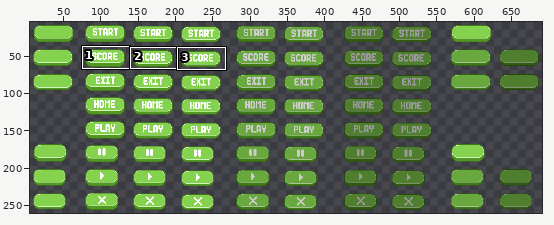
Pixel-art file -- assets/button ver 2.aseprite. Above, an overview of the earlier version with the close-up marked.
Close-up. Old version:
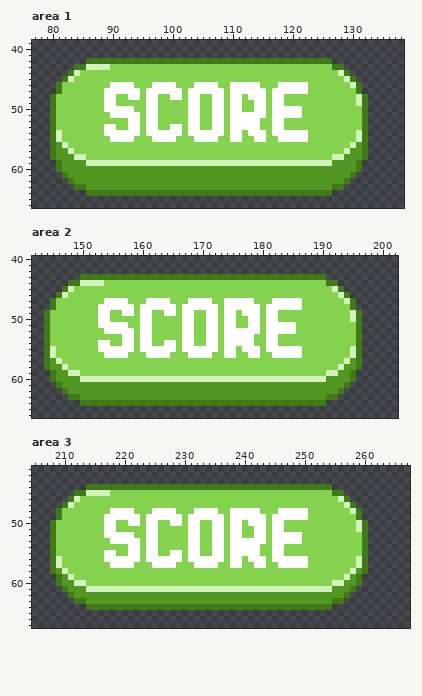
785x271 pixels, 1 frame. Colours within 5 levels of each other are drawn and written as one. Shown: area 1: x 77..138, y 39..66; area 2: x 142..202, y 40..66; area 3: x 205..267, y 41..67. The wide view leaves out empty margins. The commit also changed other parts of the picture, which this record leaves out.
The result:
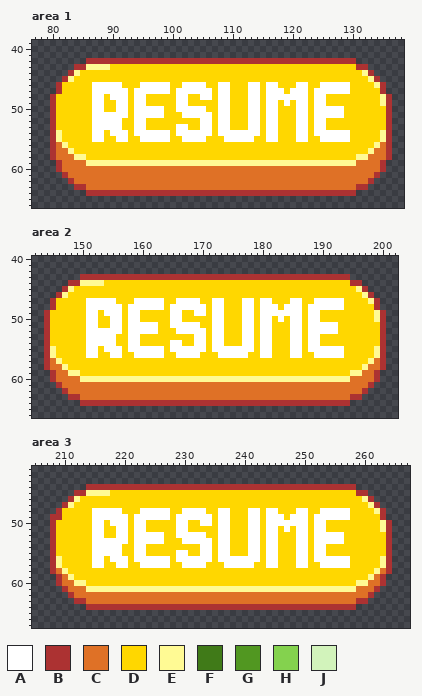
Palette (. is transparent): A #ffffff  B #ac3232  C #df7126  D #ffd700  E #fffa94  F #407a18  G #519721  H #84d24e  J #d2f3bb
The edit:
Changed rows in their new state; - is an unchanged pixel.
Area 1:
first column x 80:
42 ------BBBBBBBBBBBBBBBBBBBBBBBBBBBBBBBBBBBBBBBBBBBBB------
43 ----BBEEEEDDDDDDDDDDDDDDDDDDDDDDDDDDDDDDDDDDDDDDDDDBB----
44 ---BEDDDDDDDDDDDDDDDDDDDDDDDDDDDDDDDDDDDDDDDDDDDDDDDEB---
45 --BEDDDDDDDDDDDDDDDDDDDDDDDDDDDDDDDDDDDDDDDDDDDDDDDDDEB--
46 -BDDDDDAAA--DDDAA---DDAA--DDAADDD--DAADDD--DDAAAAADDDDEB-
47 -BDDDDDAA----D-A----D-A----D-ADDD--DA--D---DAAAAAADDDDDB-
48 BDDDDDDAAD-AAD-ADDDDD-ADDAAD-ADDD--DA--AAAADAADDDDDDDDDEB
49 BDDDDDDAADDAADAADDDDDAADDDDD-ADDDA-DA-DADAADAADDDDDDDDDEB
50 BDDDDDDAADD--DAA--ADDAA--ADD-ADDDA-DA-DDD-ADAAAAADDDDDDDB
51 BDDDDDDAAA---D-A--ADDDA--AAD-ADDD--DA-DDD-ADAAAAADDDDDDDB
52 BDDDDDDAAAAADD-ADDDDDDDDDAAD-ADDD--DA-DDDAADAADDDDDDDDDDB
53 BDDDDDDAA--ADD-ADDDDD-ADDAAD-ADDD--DA-DDDAADAADDDDDDDDDDB
54 BEDDDDDAAD---D-A----D-A----D-A--A--DA-DDD--DAAAAAADDDDDEB
55 BEDDDDDAADD--DDAA---DDAA--DDDA--AADDAADDD--DDAAAAADDDDDEB
56 BCEDDDDDDDDDDDDDDDDDDDDDDDDDDDDDDDDDDDDDDDDDDDDDDDDDDDECB
57 BCCEDDDDDDDDDDDDDDDDDDDDDDDDDDDDDDDDDDDDDDDDDDDDDDDDDECCB
58 BCCCEEDDDDDDDDDDDDDDDDDDDDDDDDDDDDDDDDDDDDDDDDDDDDDEECCCB
59 -BCCCCEEEEEEEEEEEEEEEEEEEEEEEEEEEEEEEEEEEEEEEEEEEEECCCCB-
60 -BCCCCCCCCCCCCCCCCCCCCCCCCCCCCCCCCCCCCCCCCCCCCCCCCCCCCCB-
61 --BCCCCCCCCCCCCCCCCCCCCCCCCCCCCCCCCCCCCCCCCCCCCCCCCCCCB--
62 ---BCCCCCCCCCCCCCCCCCCCCCCCCCCCCCCCCCCCCCCCCCCCCCCCCCB---
63 ----BBCCCCCCCCCCCCCCCCCCCCCCCCCCCCCCCCCCCCCCCCCCCCCBB----
64 ------BBBBBBBBBBBBBBBBBBBBBBBBBBBBBBBBBBBBBBBBBBBBB------
Area 2:
first column x 144:
43 ------BBBBBBBBBBBBBBBBBBBBBBBBBBBBBBBBBBBBBBBBBBBBB------
44 ----BBEEEEDDDDDDDDDDDDDDDDDDDDDDDDDDDDDDDDDDDDDDDDDBB----
45 ---BEDDDDDDDDDDDDDDDDDDDDDDDDDDDDDDDDDDDDDDDDDDDDDDDEB---
46 --BEDDDDDDDDDDDDDDDDDDDDDDDDDDDDDDDDDDDDDDDDDDDDDDDDDEB--
47 -BDDDDDAAA--DDDAA---DDAA--DDAADDD--DAADDD--DDAAAAADDDDEB-
48 -BDDDDDAA----D-A----D-A----D-ADDD--DA--D---DAAAAAADDDDDB-
49 BDDDDDDAAD-AAD-ADDDDD-ADDAAD-ADDD--DA--AAAADAADDDDDDDDDEB
50 BDDDDDDAADDAADAADDDDDAADDDDD-ADDDA-DA-DADAADAADDDDDDDDDEB
51 BDDDDDDAADD--DAA--ADDAA--ADD-ADDDA-DA-DDD-ADAAAAADDDDDDDB
52 BDDDDDDAAA---D-A--ADDDA--AAD-ADDD--DA-DDD-ADAAAAADDDDDDDB
53 BDDDDDDAAAAADD-ADDDDDDDDDAAD-ADDD--DA-DDDAADAADDDDDDDDDDB
54 BDDDDDDAA--ADD-ADDDDD-ADDAAD-ADDD--DA-DDDAADAADDDDDDDDDDB
55 BEDDDDDAAD---D-A----D-A----D-A--A--DA-DDD--DAAAAAADDDDDEB
56 BEDDDDDAADD--DDAA---DDAA--DDDA--AADDAADDD--DDAAAAADDDDDEB
57 BCEDDDDDDDDDDDDDDDDDDDDDDDDDDDDDDDDDDDDDDDDDDDDDDDDDDDECB
58 BCCEDDDDDDDDDDDDDDDDDDDDDDDDDDDDDDDDDDDDDDDDDDDDDDDDDECCB
59 -BCCEEDDDDDDDDDDDDDDDDDDDDDDDDDDDDDDDDDDDDDDDDDDDDDEECCB-
60 -BCCCCEEEEEEEEEEEEEEEEEEEEEEEEEEEEEEEEEEEEEEEEEEEEECCCCB-
61 --BCCCCCCCCCCCCCCCCCCCCCCCCCCCCCCCCCCCCCCCCCCCCCCCCCCCB--
62 ---BCCCCCCCCCCCCCCCCCCCCCCCCCCCCCCCCCCCCCCCCCCCCCCCCCB---
63 ----BBCCCCCCCCCCCCCCCCCCCCCCCCCCCCCCCCCCCCCCCCCCCCCBB----
64 ------BBBBBBBBBBBBBBBBBBBBBBBBBBBBBBBBBBBBBBBBBBBBB------
Area 3:
first column x 208:
44 ------BBBBBBBBBBBBBBBBBBBBBBBBBBBBBBBBBBBBBBBBBBBBB------
45 ----BBEEEEDDDDDDDDDDDDDDDDDDDDDDDDDDDDDDDDDDDDDDDDDBB----
46 ---BEDDDDDDDDDDDDDDDDDDDDDDDDDDDDDDDDDDDDDDDDDDDDDDDEB---
47 --BEDDDDDDDDDDDDDDDDDDDDDDDDDDDDDDDDDDDDDDDDDDDDDDDDDEB--
48 -BDDDDDAAA--DDDAA---DDAA--DDAADDD--DAADDD--DDAAAAADDDDEB-
49 BBDDDDDAA----D-A----D-A----D-ADDD--DA--D---DAAAAAADDDDDB-
50 BDDDDDDAAD-AAD-ADDDDD-ADDAAD-ADDD--DA--AAAADAADDDDDDDDDEB
51 BDDDDDDAADDAADAADDDDDAADDDDD-ADDDA-DA-DADAADAADDDDDDDDDEB
52 BDDDDDDAADD--DAA--ADDAA--ADD-ADDDA-DA-DDD-ADAAAAADDDDDDDB
53 BDDDDDDAAA---D-A--ADDDA--AAD-ADDD--DA-DDD-ADAAAAADDDDDDDB
54 BDDDDDDAAAAADD-ADDDDDDDDDAAD-ADDD--DA-DDDAADAADDDDDDDDDDB
55 BDDDDDDAA--ADD-ADDDDD-ADDAAD-ADDD--DA-DDDAADAADDDDDDDDDDB
56 BEDDDDDAAD---D-A----D-A----D-A--A--DA-DDD--DAAAAAADDDDDEB
57 BEDDDDDAADD--DDAA---DDAA--DDDA--AADDAADDD--DDAAAAADDDDDEB
58 BCEDDDDDDDDDDDDDDDDDDDDDDDDDDDDDDDDDDDDDDDDDDDDDDDDDDDECB
59 -BCEDDDDDDDDDDDDDDDDDDDDDDDDDDDDDDDDDDDDDDDDDDDDDDDDDECB-
60 -BCCEEDDDDDDDDDDDDDDDDDDDDDDDDDDDDDDDDDDDDDDDDDDDDDEECCB-
61 --BCCCEEEEEEEEEEEEEEEEEEEEEEEEEEEEEEEEEEEEEEEEEEEEECCCB--
62 ---BCCCCCCCCCCCCCCCCCCCCCCCCCCCCCCCCCCCCCCCCCCCCCCCCCB---
63 ----BBCCCCCCCCCCCCCCCCCCCCCCCCCCCCCCCCCCCCCCCCCCCCCBB----
64 ------BBBBBBBBBBBBBBBBBBBBBBBBBBBBBBBBBBBBBBBBBBBBB------
Pixel boxes of the changes (left, top, right, bottom) in both close-ups:
changed: (50, 58, 392, 196)
changed: (44, 274, 386, 406)
changed: (50, 484, 392, 610)
